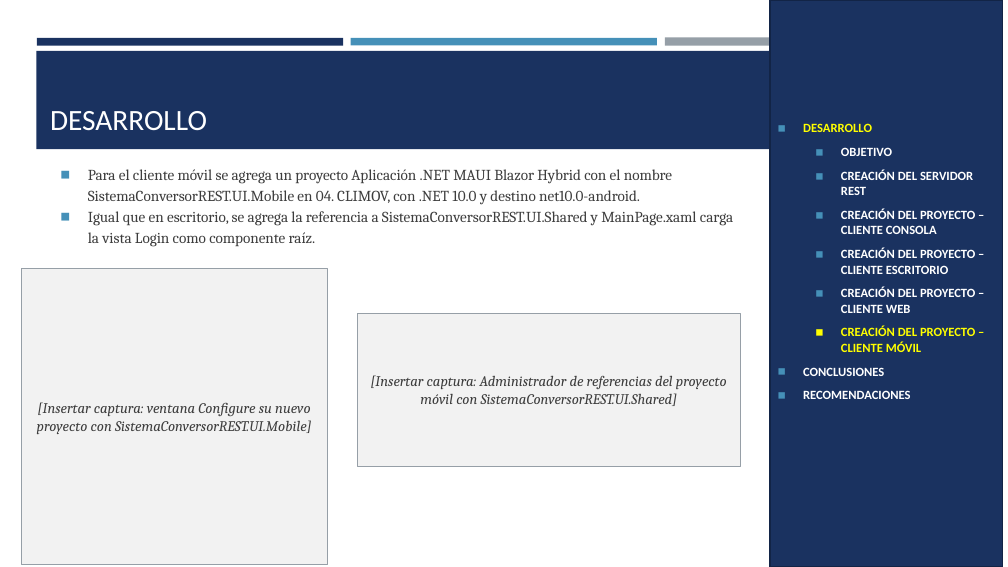
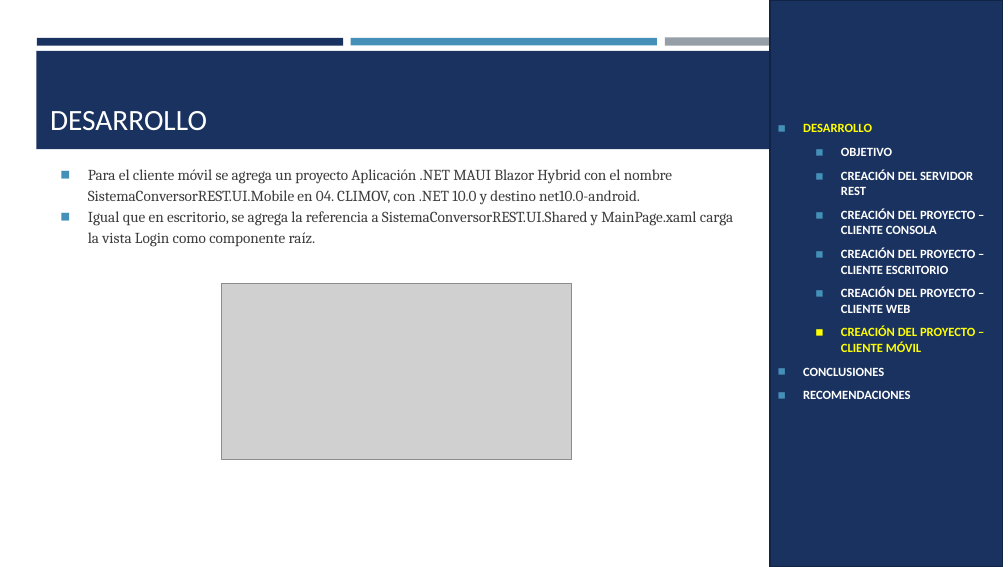
Before and after one commit to Teo344/Arquitectura_GRUPO03, a slide deck: slide 42 of TI.1.4. PAO202651_RESTFUL_DOTNET_SINBDD_NRC36884_GR03/05. DOCUMENTACION/PRESENTACION TI.1.4. RESTFUL sin BDD en DOTNET GR03.pptx (slide 43 before the commit). Drawn at 1008x567 pixels with LibreOffice and Linux fonts; fonts in the diff are those of the drawing; grey boxes stand for pictures. Boxes give left, top, right and bottom in pixels: in the first picture for what was removed or moved away, otherwise in the second. Text is boxed around its words. In the diff, an @@ line names an element or a change of style, - is before the commit and + after.

Commit message:
feat:add ppt for rest dotnet

```diff
--- a/TI.1.4. PAO202651_RESTFUL_DOTNET_SINBDD_NRC36884_GR03/05. DOCUMENTACION/PRESENTACION TI.1.4. RESTFUL sin BDD en DOTNET GR03.pptx
+++ b/TI.1.4. PAO202651_RESTFUL_DOTNET_SINBDD_NRC36884_GR03/05. DOCUMENTACION/PRESENTACION TI.1.4. RESTFUL sin BDD en DOTNET GR03.pptx
@@ rectangle removed at [21,268,327,565] @@
-[Insertar captura: ventana Configure su nuevo proyecto con SistemaConversorREST.UI.Mobile]
@@ picture added at [222,284,572,460] @@
@@ rectangle removed at [358,314,740,467] @@
-[Insertar captura: Administrador de referencias del proyecto móvil con SistemaConversorREST.UI.Shared]
```
Also in this commit, not shown: 25 other slides changed, 3 slides removed, 1 other file.
